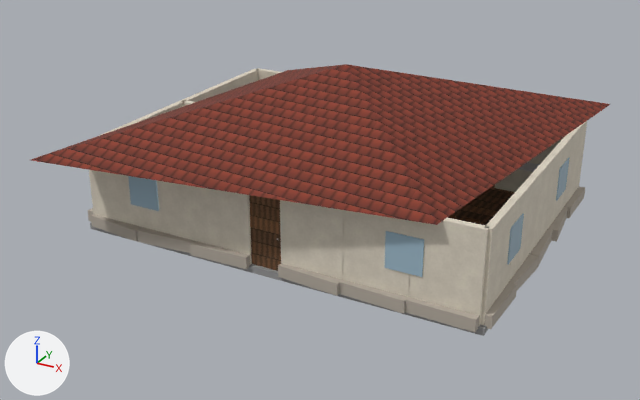
One commit to the glTF model models/house4.glb: the scene before it, then after it.
Both versions are drawn from a 50 mm lens placed at (11.47, -22.42, 11.34), pointed at (-0.32, -0.98, 0.62). Lighting does not change. The marker at lower left points along +X, +Y and +Z. The picture after the commit comes second. Where no turn or scale is listed for an object, it has been applied to the vertices. Vertices at exactly the same position are counted once.

Objects in the first picture: 'door01.001', 'roof01.001', 'wall01.001', 'wall02.001', 'wall03.001', 'wall04.001', 'wall05.001', 'wall06.001', 'wall07.001', 'wall08.001', 'wall09.001', 'window02.001' and 28 more.
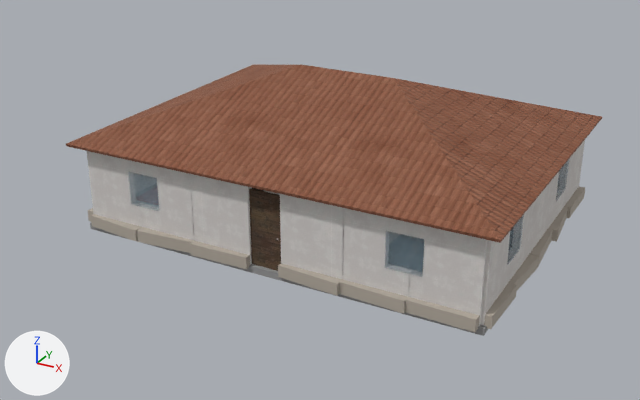
Edits to the scene script, one JSON object a line:
```json
{"op": "add", "block": "img_s512_roofingtiles014a_1k_jpg_color", "code": ["img_s512_roofingtiles014a_1k_jpg_color = load_image('s512_RoofingTiles014A_1K-JPG_Color', '_unpacked/s512_RoofingTiles014A_1K-JPG_Color', 512, 512, 'sRGB')"]}
{"op": "add", "block": "img_s512_roofingtiles014a_1k_jpg_normalgl", "code": ["img_s512_roofingtiles014a_1k_jpg_normalgl = load_image('s512_RoofingTiles014A_1K-JPG_NormalGL', '_unpacked/s512_RoofingTiles014A_1K-JPG_NormalGL', 512, 512, 'Non-Color')"]}
{"block": "mat_dom_dach", "where": "n0 = _N.new('ShaderNodeBsdfPrincipled'); n0.name = 'Principled BSDF'"}
{"op": "set", "path": "n0.inputs[2].default_value", "old": "0.85", "new": "0.9", "note": "'Roughness'"}
{"block": "mat_dom_dach", "where": "n2 = _N.new('ShaderNodeTexImage'); n2.name = 'Image Texture'"}
{"op": "set", "path": "n2.image", "old": "img_tex_dach", "new": "img_s512_roofingtiles014a_1k_jpg_color"}
{"op": "add", "block": "mat_dom_dach", "code": "n3 = _N.new('ShaderNodeNormalMap'); n3.name = 'Normal Map'"}
{"op": "add", "block": "mat_dom_dach", "code": "n3.uv_map = 'UVMap'"}
{"op": "add", "block": "mat_dom_dach", "code": "n4 = _N.new('ShaderNodeTexImage'); n4.name = 'Image Texture.001'"}
{"op": "add", "block": "mat_dom_dach", "code": "n4.image = img_s512_roofingtiles014a_1k_jpg_normalgl"}
{"op": "add", "block": "mat_dom_dach", "code": "_L.new(n3.outputs[0], n0.inputs[5])  # 'Normal' to 'Normal'"}
{"op": "add", "block": "mat_dom_dach", "code": "_L.new(n4.outputs[0], n3.inputs[1])  # 'Color' to 'Color'"}
{"block": "me_roof01_001", "where": "# used by ob_roof01_001; location = (0.0, 0.0, 0.0)"}
{"op": "remove", "block": "me_roof01_001", "code": "me_roof01_001.from_pydata(...)  # 5 vertices, 6 faces; spans x -6.4..6.4, y -6.4..6.4, z 2.6..4.6"}
{"op": "add", "block": "me_roof01_001", "code": "me_roof01_001.from_pydata(...)  # 12 vertices, 20 faces; spans x -6.45..6.45, y -4.95..4.95, z 2.52..4.4"}
{"block": "me_roof01_001", "change": "me_roof01_001 part 1: the whole mesh is rebuilt"}
```

Changed parts and their boxes [x1, y1, x2, y2] in the pictures (640 x 400 px):
```json
{"object": "roof01.001", "change": "surface changed, reshaped", "before": [31, 64, 610, 225], "after": [66, 65, 602, 243], "on screen": "7% narrower, 10% taller"}
{"object": "house4_podloga", "change": "unchanged, covered by the edit", "before": [453, 185, 515, 226]}
```
